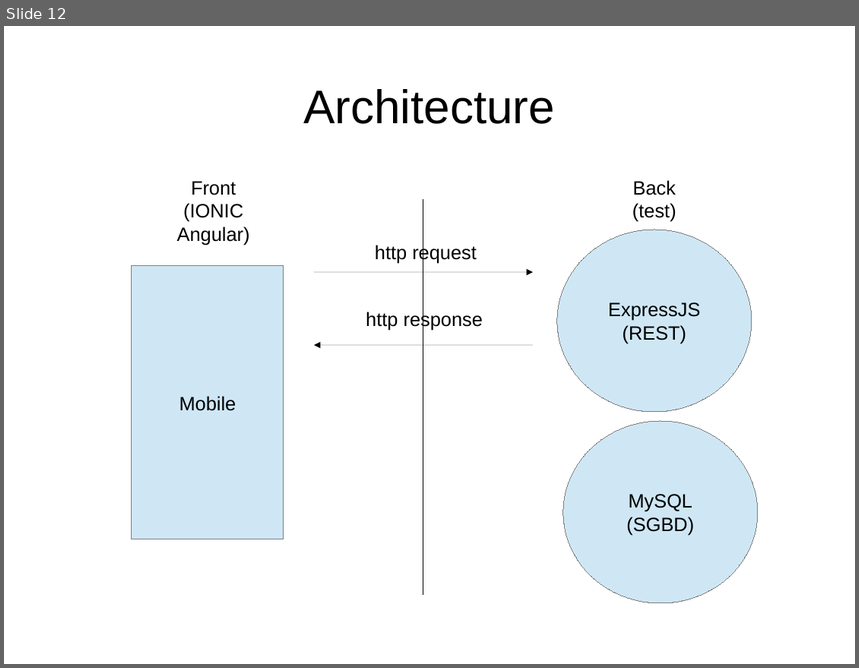
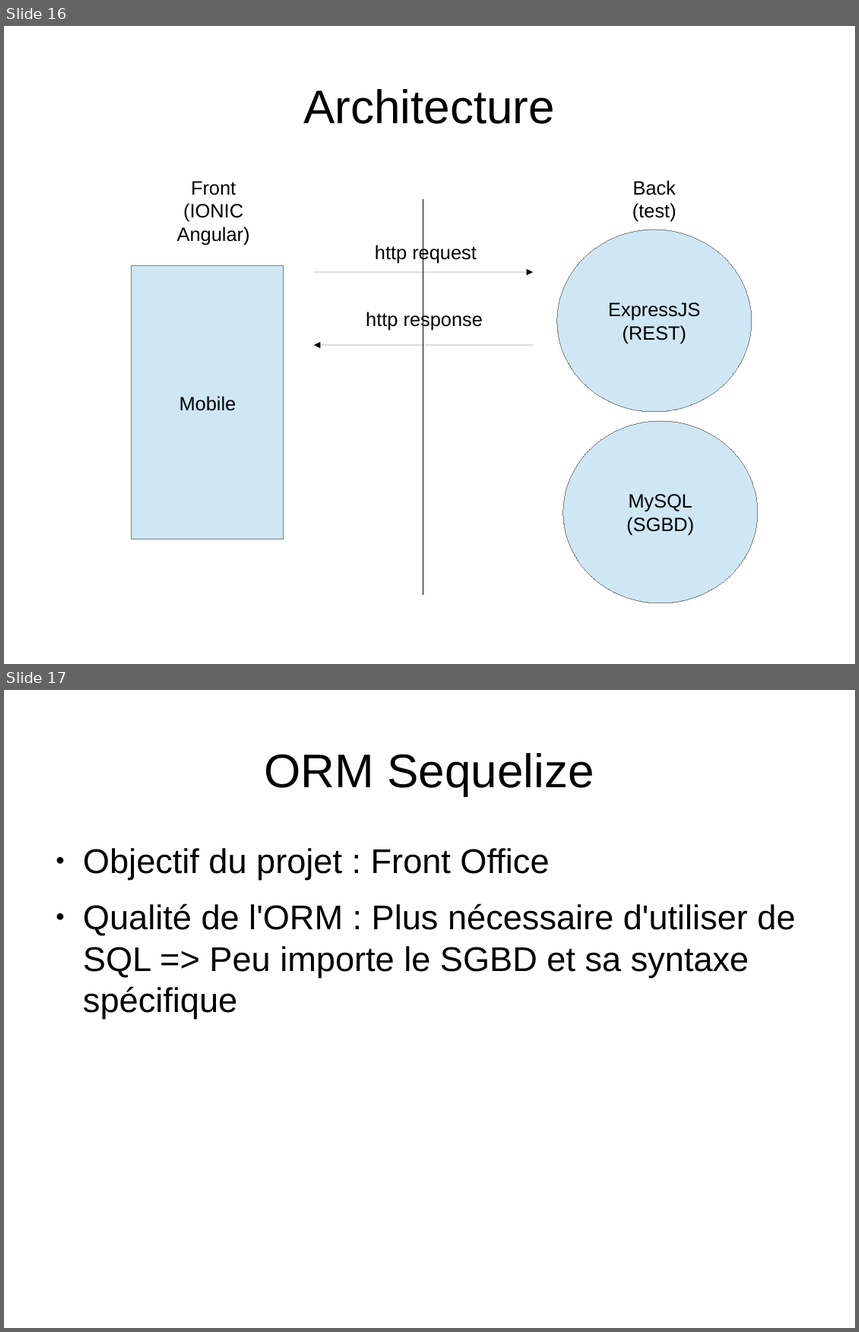
Before and after one commit to Wathil/POECNews, a slide deck: presentation.odp. Shown one above the other, each under a label of ours: slide 12 before the commit, slides 16 and 17 after it. The pictures are 859x668 and 859x1332 pixels, drawn with LibreOffice and Linux fonts; fonts in the diff are those of the drawing. Boxes give left, top, right and bottom in pixels: in the first picture for what was removed or moved away, otherwise in the second. Text is boxed around its words. In the diff, an @@ line names an element or a change of style, - is before the commit and + after.

```diff
--- a/presentation.odp
+++ b/presentation.odp
@@ slide 17 added at <box>4,690,855,1328</box>, background #FFFFFF @@
@@ title added at <box>264,753,595,796</box>, 44 pt, text #000000 @@
+ORM Sequelize
@@ text added at <box>83,848,795,1018</box>, 32 pt, text #000000 @@
+● Objectif du projet : Front Office
+● Qualité de l'ORM : Plus nécessaire d'utiliser de SQL => Peu importe le SGBD et sa syntaxe spécifique
@@ what was slide 12 is now slide 16 @@
```
Also in this commit, not shown: 3 slides changed, 4 other slides added.
